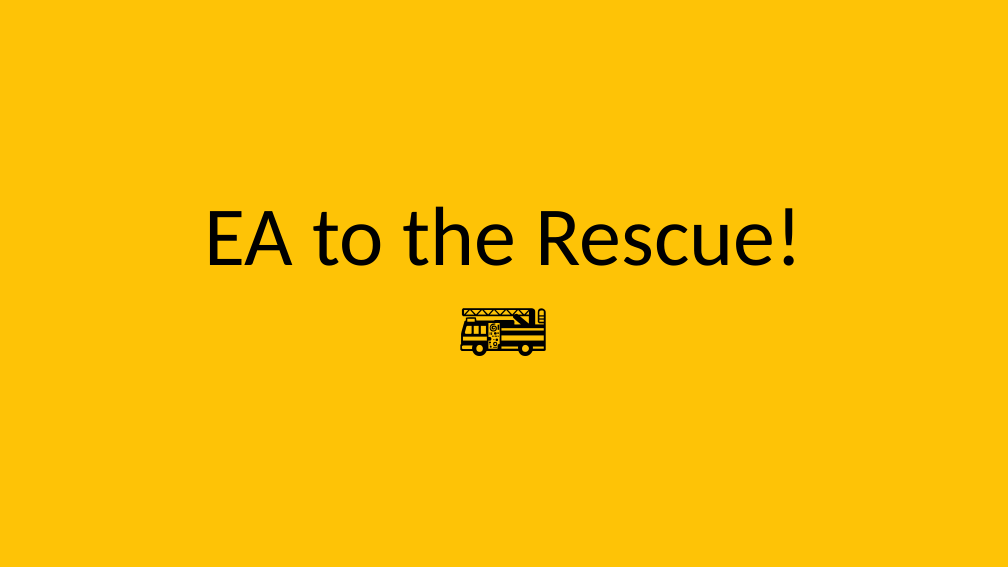
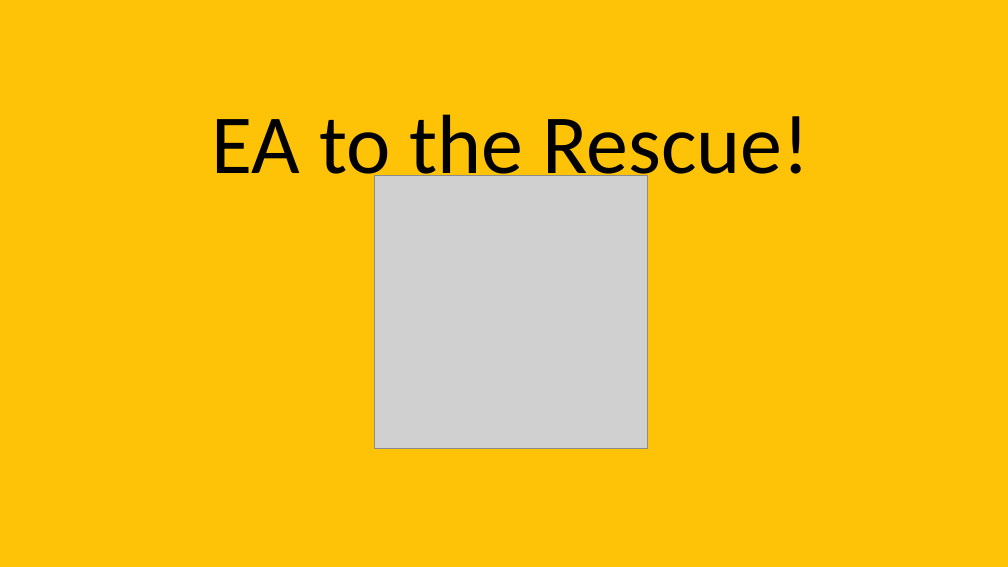
Before and after one commit to davidaayers/ea-talk, a slide deck: slide 114 of ea_in_a_devops_time.pptx (slide 111 before the commit). Drawn at 1008x567 pixels with LibreOffice and Linux fonts; fonts in the diff are those of the drawing; grey boxes stand for pictures. Boxes give left, top, right and bottom in pixels: in the first picture for what was removed or moved away, otherwise in the second. Text is boxed around its words. In the diff, an @@ line names an element or a change of style, - is before the commit and + after.

```diff
--- a/ea_in_a_devops_time.pptx
+++ b/ea_in_a_devops_time.pptx
@@ title at [212,114,810,193]: text changed @@
-EA to the Rescue!
-🚒
+EA to the Rescue!
@@ picture added at [375,176,648,449] @@
```
Also in this commit, not shown: 20 other slides changed, 3 slides added, 2 other files.
